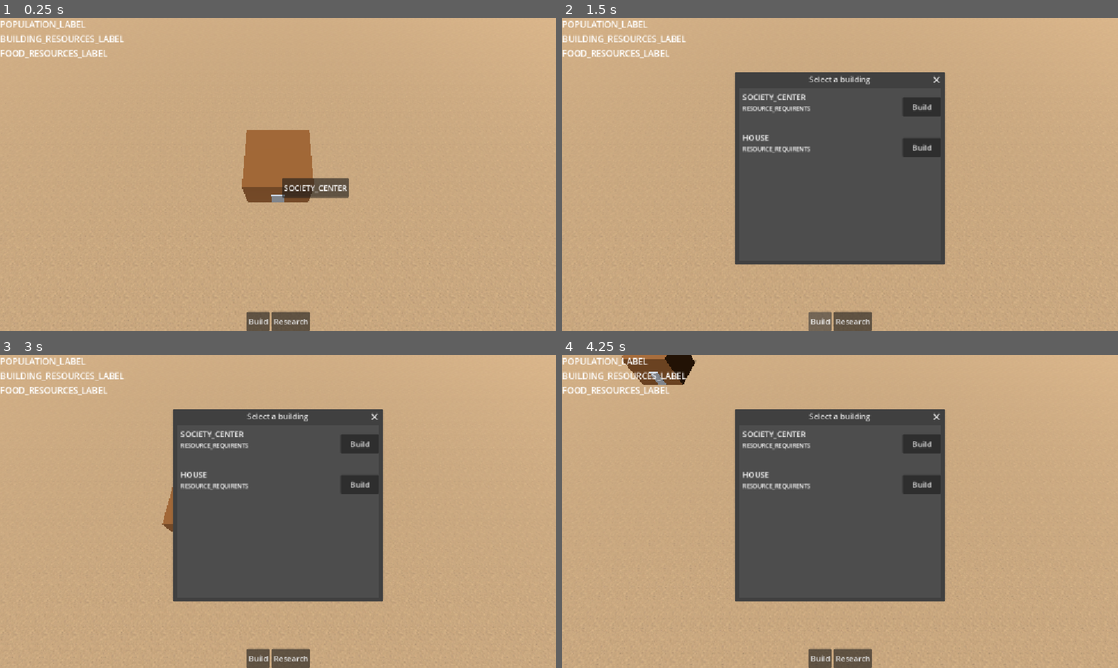
Above: before the commit, frames 1-4 (two rows, left to right).
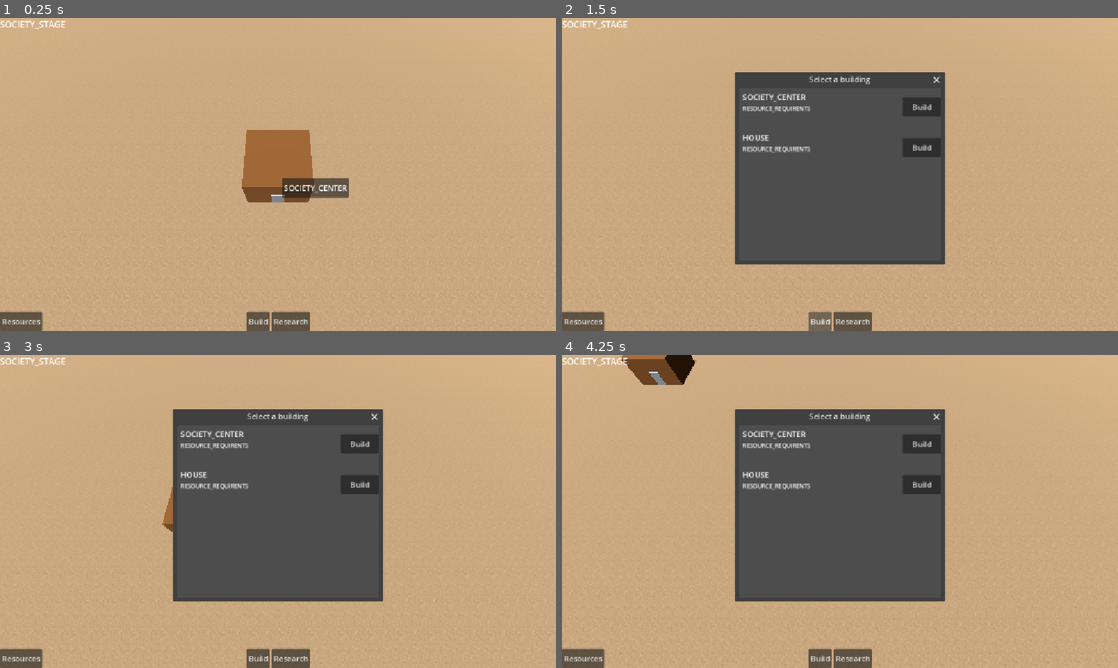
Above: after the commit, the same moments.

Repository: MatterNoise/Thrive-Society-stage-mockup
Game: Godot game, scene res://Source/SocietyStage.tscn
Two runs of this game, one before a commit and one after it. Both use one fixed random seed, a clock stepped at 60 frames per second and the inputs below.
Inputs (mouse positions are in pixels of both pictures, inside the frame that each line leads up to):
- Up to frame 1 (0.25 s): no input
- Up to frame 2 (1.5 s): click (584, 321) at 0.5 s, where only the run after the commit has a clickable "Resources"; click "Build" at 1.25 s
- Up to frame 3 (3 s): click "Research" at 2 s; tap Enter at 2.75 s; move the mouse to (400, 495) at 2.77 s; hold D (Move_Right) from 2.78 s (still down); click (400, 495) at 2.85 s
- Up to frame 4 (4.25 s): move the mouse to (728, 527) at 3.52 s; release D (Move_Right) at 3.53 s; hold S (Move_Down) from 3.53 s (still down); click (728, 527) at 3.6 s

The runs differ from the first frame. In frame 1, 1.3% of the frame differs, in the area x 0-23%, y 0-100%; in frame 2, 1.3%; in frame 3, 1.3%; in frame 4, 1.3%.

Commit message:
Preparing the HUD for the Resource Window

Diff:
--- a/Source/HUD/HoverBuildingInfo.gd
+++ b/Source/HUD/HoverBuildingInfo.gd
@@ -12,6 +12,9 @@
 		return
 
 	var DetectionRayResult := CurrentStrategicCamera.get_colliders_from_mouse_raycast()
+	if DetectionRayResult.is_empty():
+		return
+
 	var DetectionRayCollider : Node3D = DetectionRayResult["collider"]
 	if DetectionRayCollider is IBuildingClass:
 		BuildingNameLabel.text = DetectionRayCollider.BuildingType
--- a/Source/HUD/SocietyHUD.tscn
+++ b/Source/HUD/SocietyHUD.tscn
@@ -19,17 +19,7 @@
 [node name="PopulationLabel" type="Label" parent="TopLeftBar" unique_id=2057548370]
 layout_mode = 2
 theme_override_font_sizes/font_size = 18
-text = "POPULATION_LABEL"
-
-[node name="BuildingResourcesLabel" type="Label" parent="TopLeftBar" unique_id=494908598]
-layout_mode = 2
-theme_override_font_sizes/font_size = 18
-text = "BUILDING_RESOURCES_LABEL"
-
-[node name="FoodResourcesLabel" type="Label" parent="TopLeftBar" unique_id=1594375231]
-layout_mode = 2
-theme_override_font_sizes/font_size = 18
-text = "FOOD_RESOURCES_LABEL"
+text = "SOCIETY_STAGE"
 
 [node name="BottomCenterBar" type="HBoxContainer" parent="." unique_id=679977442]
 layout_mode = 1
@@ -52,4 +42,17 @@
 layout_mode = 2
 text = "Research"
 
+[node name="BottomLeftBar" type="HBoxContainer" parent="." unique_id=2053988864]
+layout_mode = 1
+anchors_preset = 2
+anchor_top = 1.0
+anchor_bottom = 1.0
+offset_top = -40.0
+offset_right = 40.0
+grow_vertical = 0
+
+[node name="ShowResourcesButton" type="Button" parent="BottomLeftBar" unique_id=835871732]
+layout_mode = 2
+text = "Resources"
+
 [connection signal="button_up" from="BottomCenterBar/BuildButton" to="." method="_on_build_button_button_up"]
--- a/Source/SocietyStage.gd
+++ b/Source/SocietyStage.gd
@@ -18,4 +18,6 @@
 		for ISpentResource in BuildinRequirements:
 			CivilizationsInfo.CivilizationsInfoDictionary[BuildingOwner].add_resource_amount_to_civ(ISpentResource, -BuildinRequirements[ISpentResource])
 
+	print(CivilizationsInfo.CivilizationsInfoDictionary[BuildingOwner].CivilizationResources)
+
 	return StructureInstance
